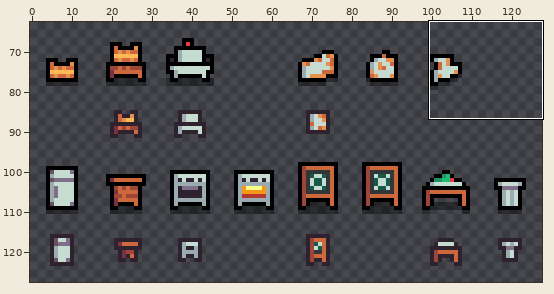
Two versions of one sprite sheet, Projects/TastyRoad/Assets/Sprites/stations.png. The picture above shows the old version from afar; the outline marks the close-up.
Close-up. Before:
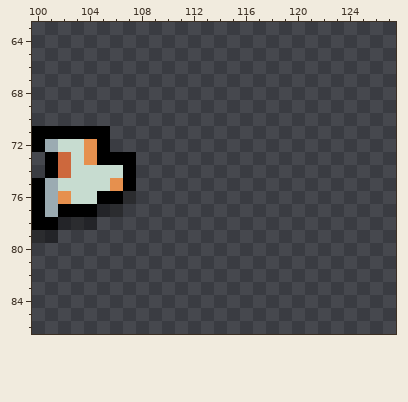
The file is 128x128 pixels. Shown: x 100..127, y 63..86. The wide view leaves out empty margins.
New version:
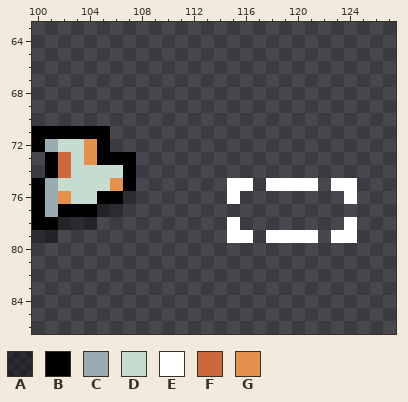
Palette (. is transparent): A #00000064  B #000000  C #9babb2  D #c7dcd0  E #ffffff  F #cd683d  G #e6904e
Edits made:
y 75: x 115..116 .. -> EE; x 118..121 .... -> EEEE; x 123..124 .. -> EE
y 76: x 115 . -> E; x 124 . -> E
y 78: x 115 . -> E; x 124 . -> E
y 79: x 115..116 .. -> EE; x 118..121 .... -> EEEE; x 123..124 .. -> EE
Where, in picture pixels (left, top, right, bottom), the same in both close-ups:
added: (227, 178, 357, 243)
